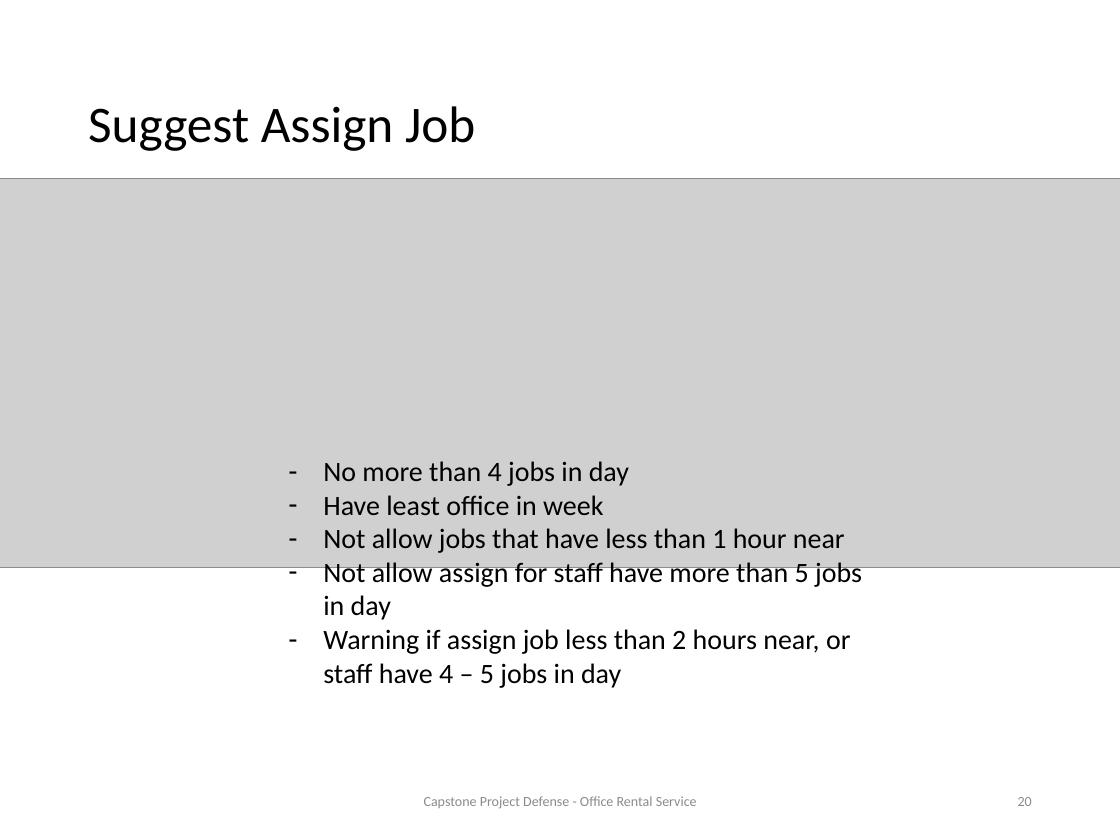
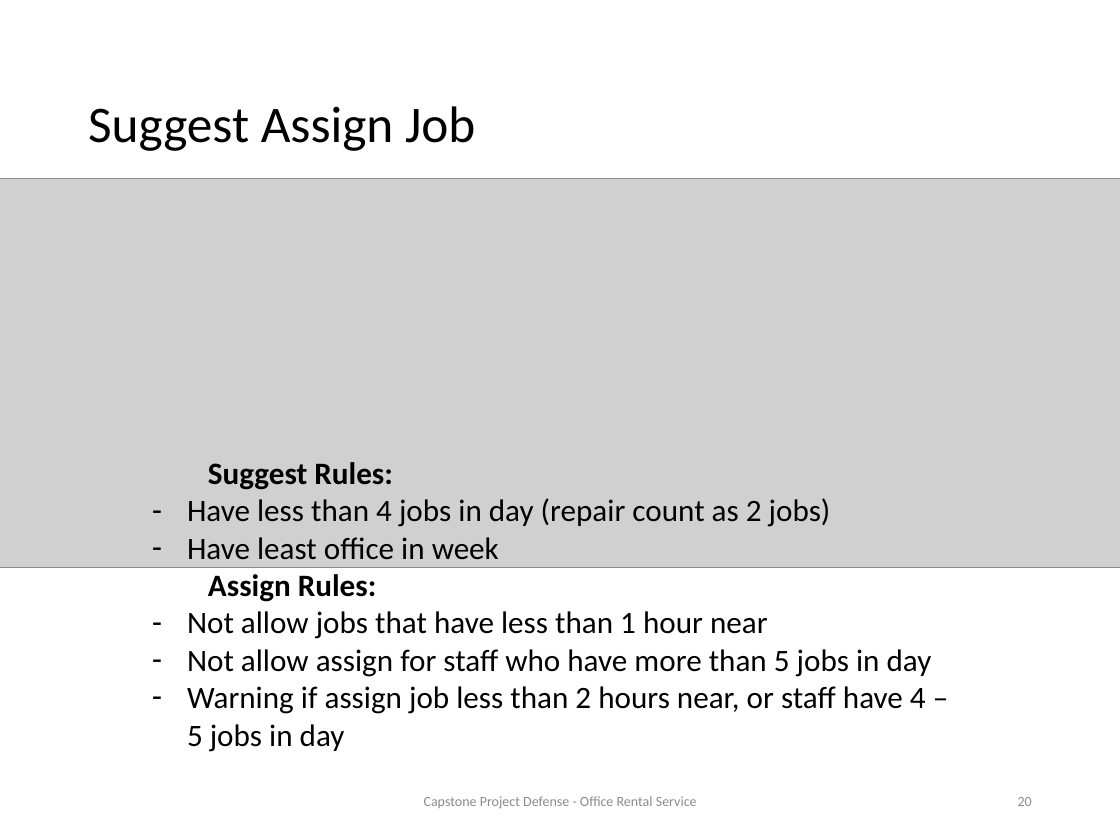
Before and after one commit to tienlx93/capstone-ors, a slide deck: slide 20 of doc/SlidePresentation 2 v3.pptx. Drawn at 1120x840 pixels with LibreOffice and Linux fonts; fonts in the diff are those of the drawing; grey boxes stand for pictures. Boxes give left, top, right and bottom in pixels: in the first picture for what was removed or moved away, otherwise in the second. Text is boxed around its words. In the diff, an @@ line names an element or a change of style, - is before the commit and + after.

```diff
--- a/doc/SlidePresentation 2 v3.pptx
+++ b/doc/SlidePresentation 2 v3.pptx
@@ text "Suggest Rules:": place and size @@
-text "Suggest Rules:" at [323, 461, 862, 688]
+text "Suggest Rules:" at [187, 462, 932, 752]
@@ text at [187, 462, 831, 527]: text changed; size 18 to 20 pt @@
-– No more than 4 jobs in day
+Suggest Rules:
+– Have less than 4 jobs in day (repair count as 2 jobs)
@@ text at [187, 537, 926, 752]: size 18 to 20 pt in "Have least office in week", "Not allow jobs that have less than ...", "Warning if assign job less than 2 ..." @@
@@ text at [208, 574, 377, 602]: paragraph added @@
+Assign Rules:
@@ text at [187, 649, 932, 677]: text changed; size 18 to 20 pt @@
-– Not allow assign for staff have more than 5 jobs in day
+– Not allow assign for staff who have more than 5 jobs in day
```
Also in this commit, not shown: 49 other files.
